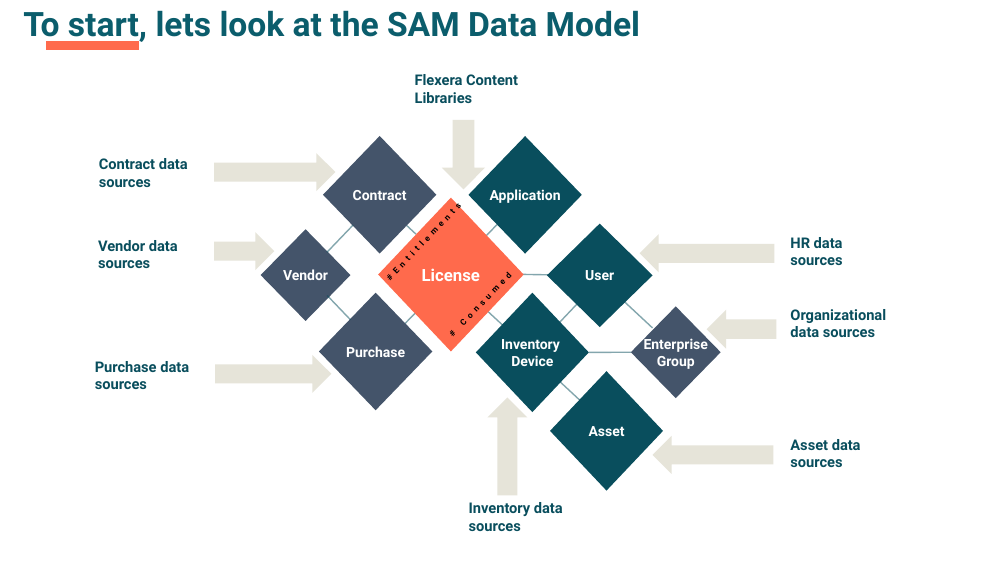
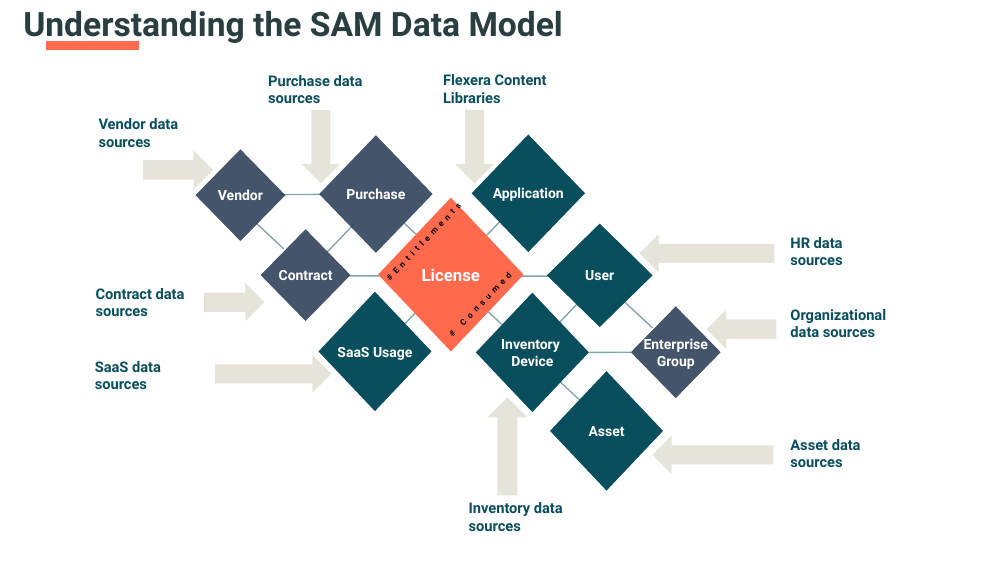
Before and after one commit to Crayon-Australia/UK, a slide deck: slide 3 of Triumph/FnmsIntro.pptx. Drawn at 1008x567 pixels with LibreOffice and Linux fonts; fonts in the diff are those of the drawing; background and template pictures are left out. Boxes give left, top, right and bottom in pixels: in the first picture for what was removed or moved away, otherwise in the second. Text is boxed around its words. In the diff, an @@ line names an element or a change of style, - is before the commit and + after.

```diff
--- a/Triumph/FnmsIntro.pptx
+++ b/Triumph/FnmsIntro.pptx
@@ text at (23,10,563,45): text changed; text colour #0B5D6C to #293E40 @@
-To start, lets look at the SAM Data Model
+Understanding the SAM Data Model
@@ text at (268,75,363,103): text changed @@
-Contract data sources
+Purchase data sources
@@ text "Flexera Content Libraries": place and size @@
-text "Flexera Content Libraries" at (415,74,518,103)
+text "Flexera Content Libraries" at (443,74,547,103)
@@ group added at (99,118,323,241): 1 diamond, 1 line, 1 right arrow, 1 text @@
+Vendor
+Vendor data sources
@@ right arrow at (302,109,340,183): rotation 0 to 90 degrees @@
@@ right arrow: place and size @@
-right arrow at (442,120,485,190)
+right arrow at (455,109,493,183)
@@ text in diamond at (346,188,405,199): text changed @@
-Contract
+Purchase
@@ line moved from (328, 295) - (351, 320) to (256, 223) - (284, 249) @@
@@ text at (96,288,185,316): text changed @@
-Vendor data sources
+Contract data sources
@@ right arrow: place and size @@
-right arrow at (215,232,275,270)
+right arrow at (205,283,265,322)
@@ text in diamond at (279,270,333,280): text changed @@
-Vendor
+Contract
@@ diamond "SaaS Usage" at (319,291,431,410): fill #44546A to #094E5D @@
@@ line moved from (630, 276) - (489, 274) to (630, 276) - (322, 276) @@
@@ text in diamond at (337,347,412,360): text changed @@
-Purchase
+SaaS Usage
@@ text at (95,361,161,389): text changed @@
-Purchase data sources
+SaaS data sources
```
Also in this commit, not shown: 1 other slide changed, 1 slide added, 3 other files.
